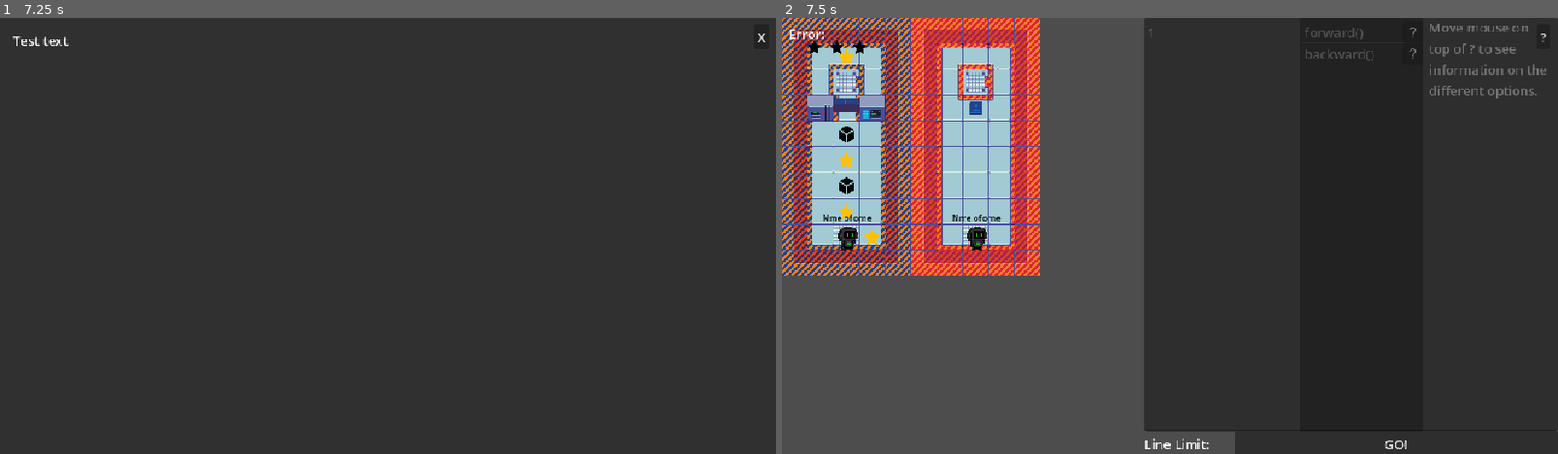
Above: before the commit, frames 1-2 (left to right).
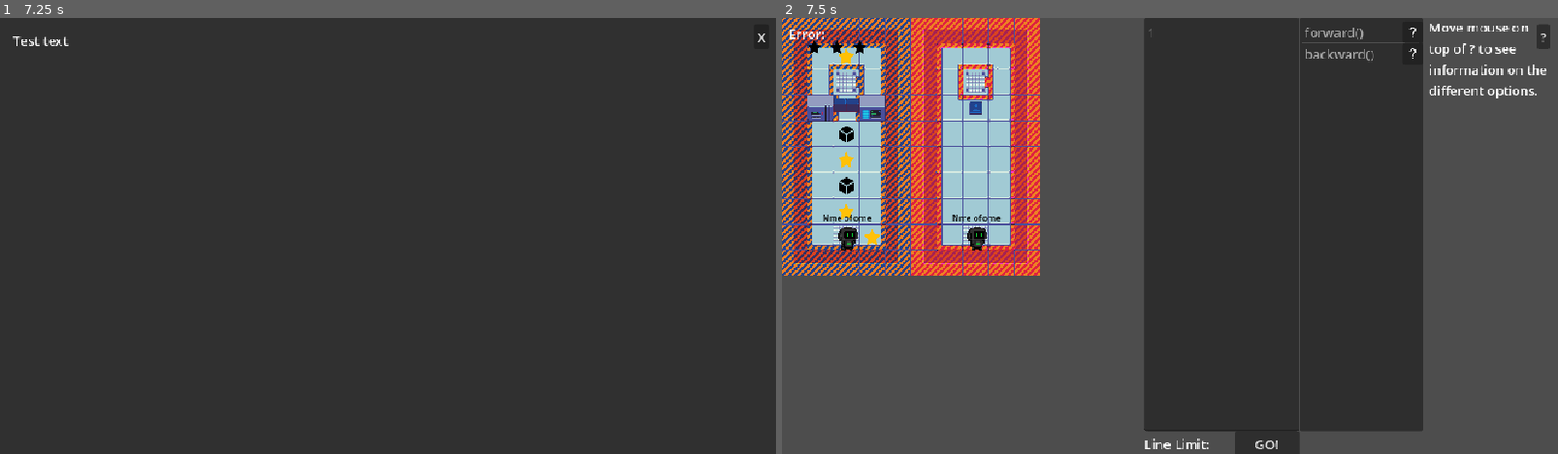
Above: after the commit, the same moments.

Repository: BingloGames/Robot-Bachelor
Game: Godot game, scene res://levels/2 player/Level1.tscn
Two runs of this game, one before a commit and one after it. Both use one fixed random seed, a clock stepped at 60 frames per second and the inputs below. This scene is started directly instead of the project's main scene.
Inputs (mouse positions are in pixels of both pictures, inside the frame that each line leads up to):
- Up to frame 1 (7.25 s): click "GO!" at 0.5 s; click "GO!" at 1.25 s; click (628, 31) at 2 s; click (628, 52) at 2.75 s; click (628, 31) at 3.5 s; click (628, 52) at 4.25 s; click (628, 31) at 5 s; click (628, 52) at 5.75 s; click "GO!" at 6.5 s
- Up to frame 2 (7.5 s): click "X" at 7.25 s

Frame 1 is identical in both runs. In frame 2, 18% of the frame differs, in the area x 61-100%, y 0-100%.

Commit message:
updated multiplayer levels

Diff:
--- a/robot-project/levels/2 player/Level1.tscn
+++ b/robot-project/levels/2 player/Level1.tscn
@@ -80,7 +80,7 @@
 offset_bottom = 544.0
 
 [node name="code" parent="." instance=ExtResource("10_rdv1c")]
-offset_right = 960.0
+offset_right = 640.0
 offset_bottom = 544.0
 line_limit = 100
 
--- a/robot-project/levels/2 player/Level2.tscn
+++ b/robot-project/levels/2 player/Level2.tscn
@@ -70,11 +70,10 @@
 offset_bottom = 544.0
 
 [node name="code" parent="." instance=ExtResource("7_xum4v")]
-offset_right = 960.0
+offset_right = 640.0
 offset_bottom = 544.0
 
 [node name="star counter" parent="." instance=ExtResource("8_p51fe")]
-visible = false
 offset_left = 88.0
 offset_top = -24.0
 offset_right = 88.0
